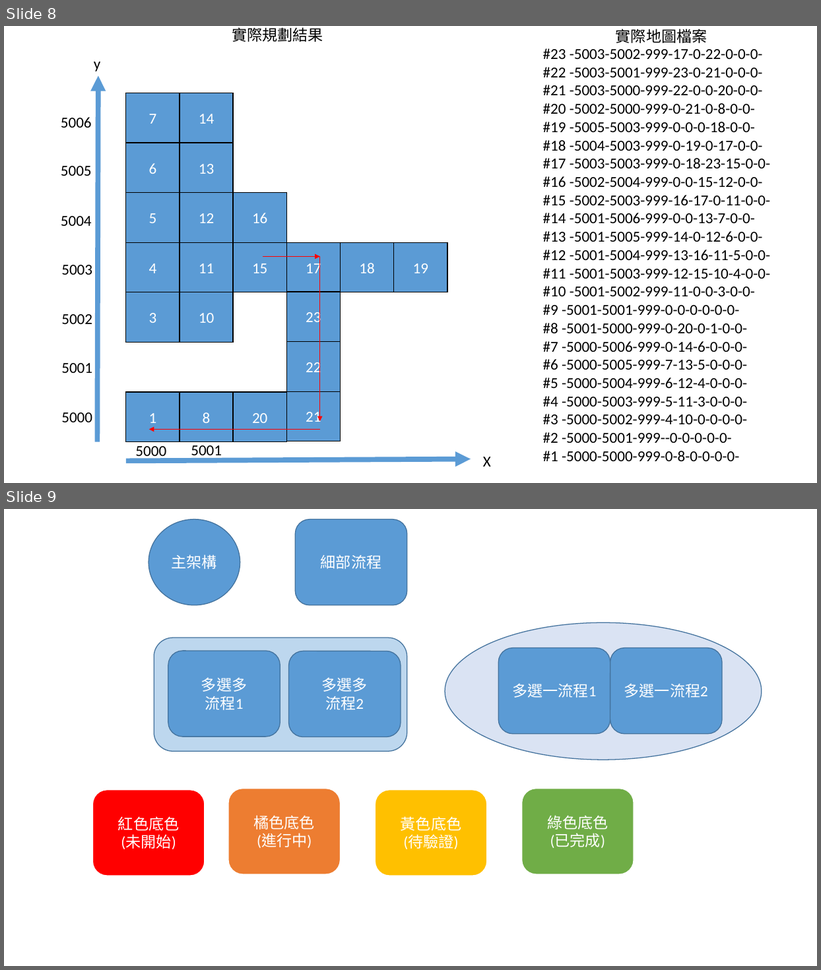
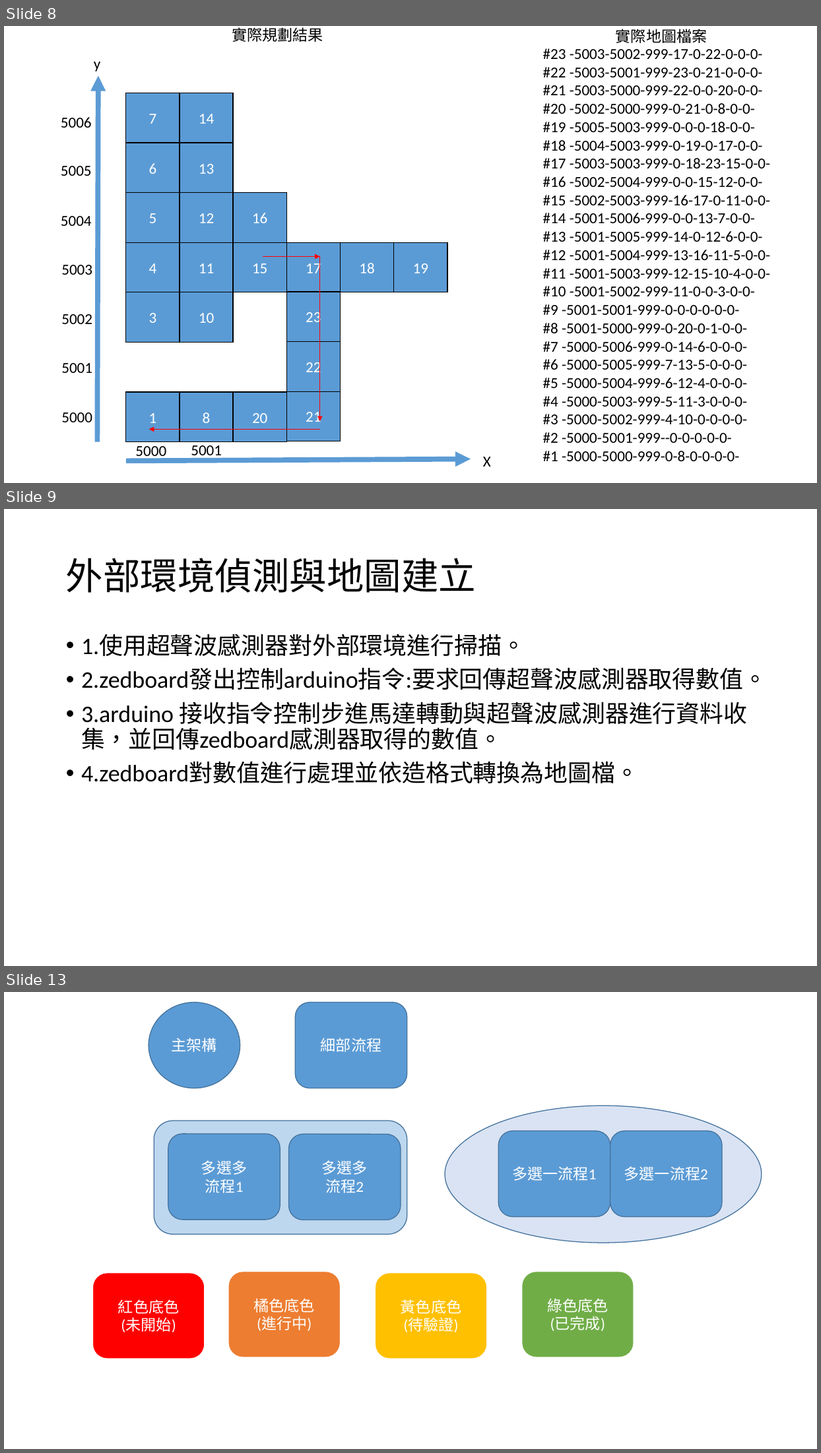
Before and after one commit to mskhrk/nttu_smartCar, a slide deck: document/運作流程圖.pptx. Shown one above the other, each under a label of ours: slides 8 and 9 before the commit, slides 8, 9 and 13 after it; the slides between them are not shown. The pictures are 821x970 and 821x1453 pixels, drawn with LibreOffice and Linux fonts; fonts in the diff are those of the drawing. Boxes give left, top, right and bottom in pixels: in the first picture for what was removed or moved away, otherwise in the second. Text is boxed around its words. In the diff, an @@ line names an element or a change of style, - is before the commit and + after.

```diff
--- a/document/運作流程圖.pptx
+++ b/document/運作流程圖.pptx
@@ slide 9 added at [4,509,817,966], background #FFFFFF @@
@@ title added at [66,558,476,593], 44 pt, text #000000 @@
+外部環境偵測與地圖建立
@@ text added at [81,634,767,784], 28 pt, text #000000 @@
+• 1.使用超聲波感測器對外部環境進行掃描。
+• 2.zedboard發出控制arduino指令:要求回傳超聲波感測器取得數值。
+• 3.arduino 接收指令控制步進馬達轉動與超聲波感測器進行資料收集，並回傳zedboard感測器取得的數值。
+• 4.zedboard對數值進行處理並依造格式轉換為地圖檔。
@@ what was slide 9 is now slide 13 @@
```
Also in this commit, not shown: 5 slides changed, 3 other slides added, 1 slide removed, 6 other files.
